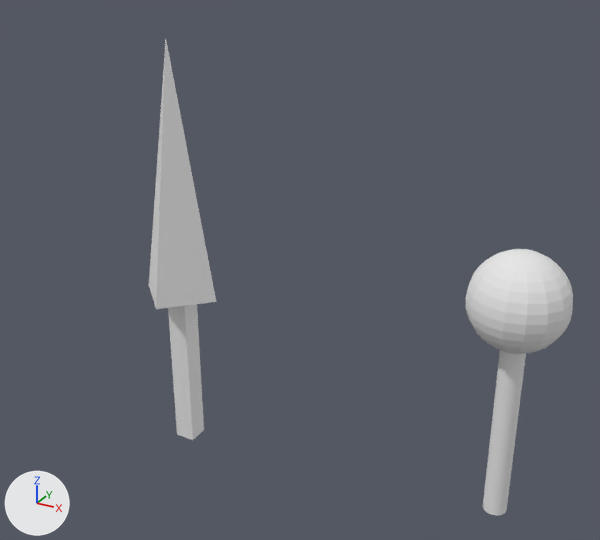
A saved change to the Blender file dae/land-set-one/land-set-1a.blend.
Before and after are seen from a camera (50 mm lens) standing at (1.62, -7.26, 3.96) and looking at (-2.52, 0.27, 0.2). The axes (+X, +Y, +Z) are drawn at lower left. The lights are the same throughout.

The first picture shows 'tree-1', 'tree-2'.
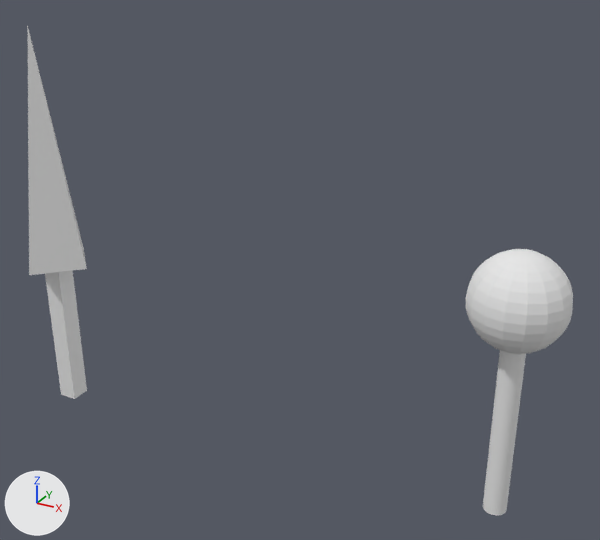
The newer file is also turned or shifted as a whole; pictures and numbers use the older file's frame.

Location of each change, (x1, y1, x2, y2) in pixels of the pictures (600 x 540 px):
```json
{"object": "tree-2", "change": "moved", "before": [149, 40, 216, 440], "after": [27, 25, 87, 399]}
```

Scene script edits in JSON lines:
```json
{"op": "set", "path": "ob_tree_2.location", "old": "(-4.0, 0.0, 0.0)", "new": "(-6.0, 0.0, 0.0)"}
```
